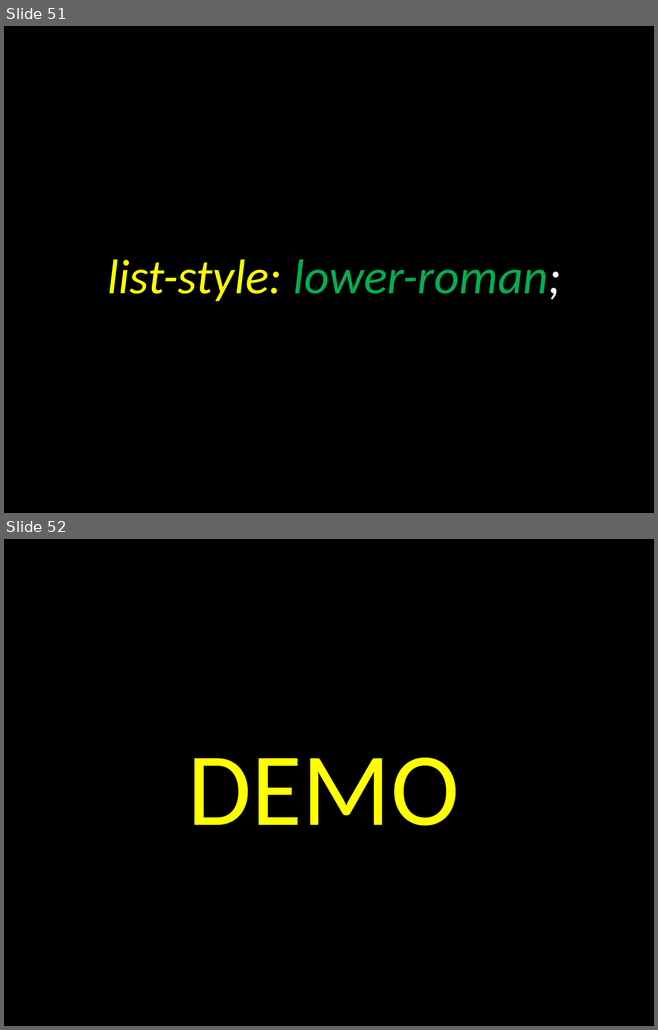
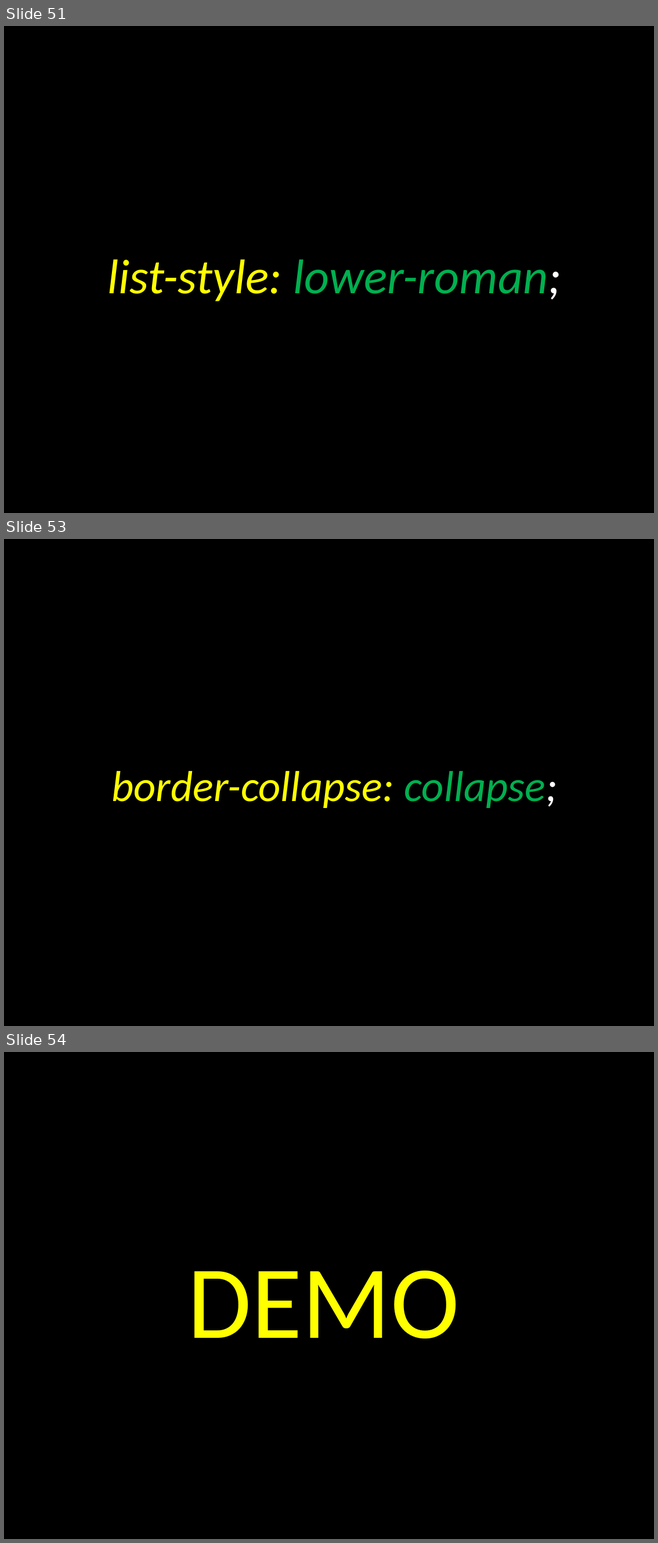
Before and after one commit to elloraCpe/courses, a slide deck: CPEE1/02. Week 2/00. Presentation/Week 2.pptx. Shown one above the other, each under a label of ours: slides 51 and 52 before the commit, slides 51, 53 and 54 after it; the slides between them are not shown. The pictures are 658x1030 and 658x1543 pixels, drawn with LibreOffice and Linux fonts; fonts in the diff are those of the drawing. Boxes give left, top, right and bottom in pixels: in the first picture for what was removed or moved away, otherwise in the second. Text is boxed around its words. In the diff, an @@ line names an element or a change of style, - is before the commit and + after.

```diff
--- a/CPEE1/02. Week 2/00. Presentation/Week 2.pptx
+++ b/CPEE1/02. Week 2/00. Presentation/Week 2.pptx
@@ slide 53 added at (x1=4, y1=539, x2=654, y2=1026), background #000000 @@
@@ text added at (x1=111, y1=771, x2=557, y2=808), 48 pt, text #FFFF00, italic @@
+border-collapse: collapse;
@@ what was slide 52 is now slide 54 @@
```
Also in this commit, not shown: 2 slides changed, 4 other slides added, 6 other files.
